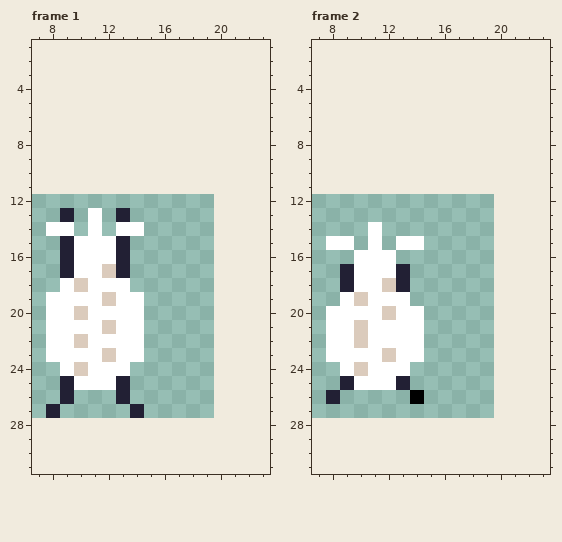
Two versions of one pixel-art file, src/img/sheep.aseprite. This is how it looked before the edit.
16x16 pixels, 2 frames. Shown: frame 1: x 7..23, y 1..31; frame 2: x 7..23, y 1..31. The old version is drawn lined up with the new one, on the new canvas.
And afterwards:
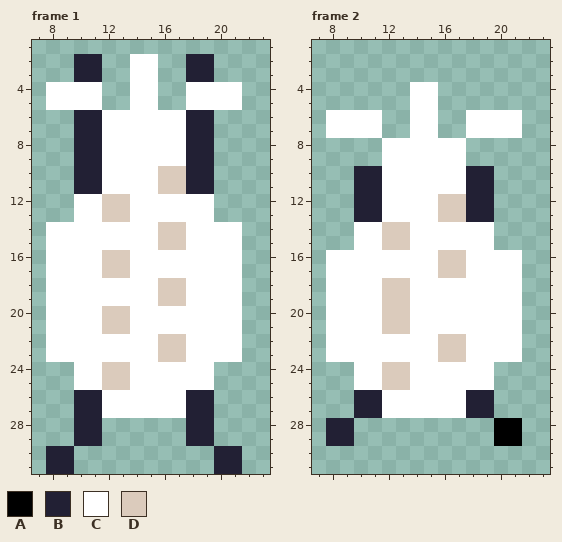
Palette (. is transparent): A #000000  B #222034  C #ffffff  D #dbcbbc
Difference:
canvas 16x16 -> 32x32, the old top-left corner now at 4,12
Frame 1:
y 2..3: x 10..11 .. -> BB; x 14..15 .. -> CC; x 18..19 .. -> BB
y 4..5: x 8..11 .... -> CCCC; x 14..15 .. -> CC; x 18..21 .... -> CCCC
y 6..9: x 10..19 .......... -> BBCCCCCCBB
y 10..11: x 10..19 .......... -> BBCCCCDDBB
y 12: x 10..19 .......... -> CCDDCCCCCC
y 13: x 9..10 B. -> .C; x 12..19 .B...... -> DDCCCCCC
y 14: x 10 . -> C; x 12 . -> C; x 15..21 ....... -> CDDCCCC
y 15: x 8..9 .B -> CC; x 13..21 B........ -> CCCDDCCCC
y 16: x 8..9 .B -> CC; x 12..21 CB........ -> DDCCCCCCCC
y 17: x 8..9 .B -> CC; x 13..21 B........ -> DCCCCCCCC
y 18: x 8 . -> C; x 10 D -> C; x 14..21 ........ -> CCDDCCCC
y 19: x 12 D -> C; x 15..21 ....... -> CDDCCCC
y 20: x 10 D -> C; x 12..13 CC -> DD; x 15..21 ....... -> CCCCCCC
y 21: x 13 C -> D; x 15..21 ....... -> CCCCCCC
y 22: x 10 D -> C; x 15..21 ....... -> CDDCCCC
y 23: x 12 D -> C; x 15..21 ....... -> CDDCCCC
y 24: x 9..10 CD -> .C; x 12..19 CC...... -> DDCCCCCC
y 25: x 9 B -> .; x 12..19 CB...... -> DDCCCCCC
y 26: x 9..19 B...B...... -> .BBCCCCCCBB
y 27: x 8 B -> .; x 10..19 ....B..... -> BBCCCCCCBB
y 28..29: x 10..11 .. -> BB; x 18..19 .. -> BB
y 30..31: x 8..9 .. -> BB; x 20..21 .. -> BB
Frame 2:
y 4..5: x 14..15 .. -> CC
y 6..7: x 8..11 .... -> CCCC; x 14..15 .. -> CC; x 18..21 .... -> CCCC
y 8..9: x 12..17 ...... -> CCCCCC
y 10..11: x 10..19 .......... -> BBCCCCCCBB
y 12..13: x 10..19 .......... -> BBCCCCDDBB
y 14: x 10 . -> C; x 12..19 ........ -> DDCCCCCC
y 15: x 8..10 CC. -> ..C; x 12..13 .C -> DD; x 15..19 ..... -> CCCCC
y 16: x 8..9 .. -> CC; x 13..21 ......... -> CCCDDCCCC
y 17: x 8..9 .B -> CC; x 13..21 B........ -> CCCDDCCCC
y 18: x 8..9 .B -> CC; x 13..21 B........ -> DCCCCCCCC
y 19: x 8 . -> C; x 10 D -> C; x 12..21 CC........ -> DDCCCCCCCC
y 20: x 13 C -> D; x 15..21 ....... -> CCCCCCC
y 21: x 10 D -> C; x 12..13 CC -> DD; x 15..21 ....... -> CCCCCCC
y 22: x 10 D -> C; x 15..21 ....... -> CDDCCCC
y 23: x 12 D -> C; x 15..21 ....... -> CDDCCCC
y 24: x 9..10 CD -> .C; x 12..19 CC...... -> DDCCCCCC
y 25: x 9 B -> .; x 12..19 CB...... -> DDCCCCCC
y 26: x 8 B -> .; x 10..19 ....A..... -> BBCCCCCCBB
y 27: x 10..19 .......... -> BBCCCCCCBB
y 28..29: x 8..9 .. -> BB; x 20..21 .. -> AA
Boxes around the changes in both pictures, in picture pixels (x1, y1, x2, y2):
changed: (46, 54, 242, 474)
changed: (326, 82, 522, 446)
